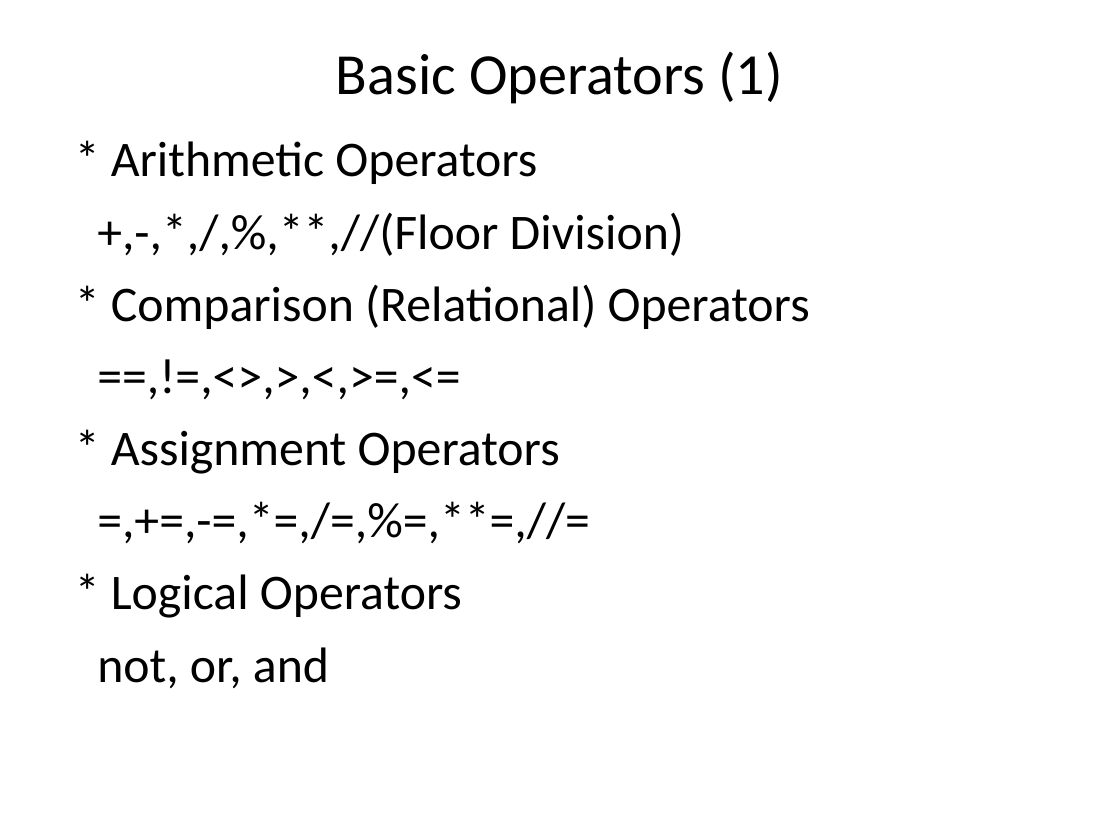
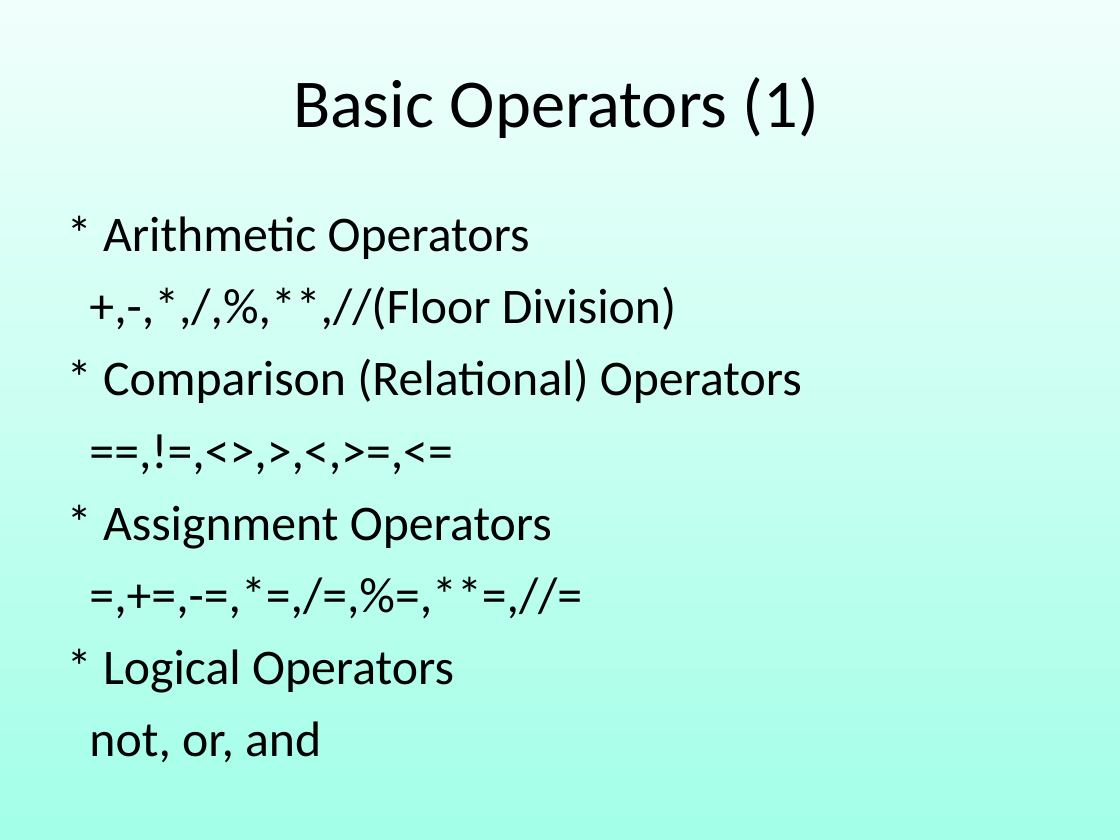
Before and after one commit to robin3795/Data, a slide deck: slide 18 of 2018_3.ppt (slide 21 before the commit). Drawn at 1120x840 pixels with LibreOffice and Linux fonts; fonts in the diff are those of the drawing. Boxes give left, top, right and bottom in pixels: in the first picture for what was removed or moved away, otherwise in the second. Text is boxed around its words. In the diff, an @@ line names an element or a change of style, - is before the commit and + after.

```diff
--- a/2018_3.ppt
+++ b/2018_3.ppt
@@ background #FFFFFF to gradient #F0FFFB to #A3FFE8 @@
@@ title "Basic Operators (1)": place and size @@
-title "Basic Operators (1)" at (56, 31, 1064, 112)
+title "Basic Operators (1)" at (293, 77, 819, 138)
@@ title "Basic Operators (1)" at (293, 77, 819, 138): size 37.4 to 44 pt @@
@@ text "* Arithmetic Operators": place and size @@
-text "* Arithmetic Operators" at (58, 121, 1067, 811)
+text "* Arithmetic Operators" at (89, 216, 802, 762)
@@ text "* Arithmetic Operators" at (89, 216, 802, 762): indent changed @@
```
Also in this commit, not shown: 6 other slides changed, 11 slides added, 2 slides removed, 1 other file.
